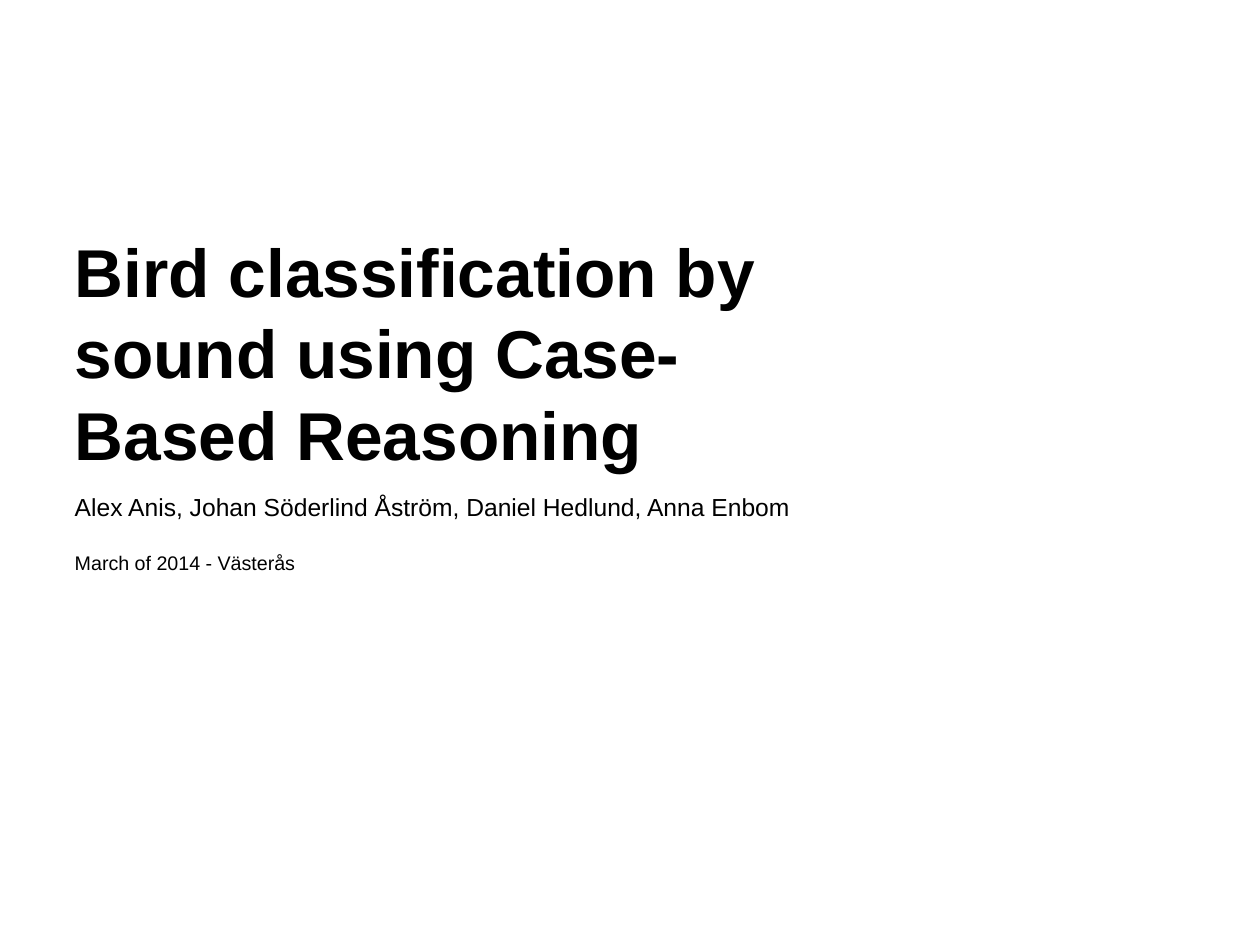
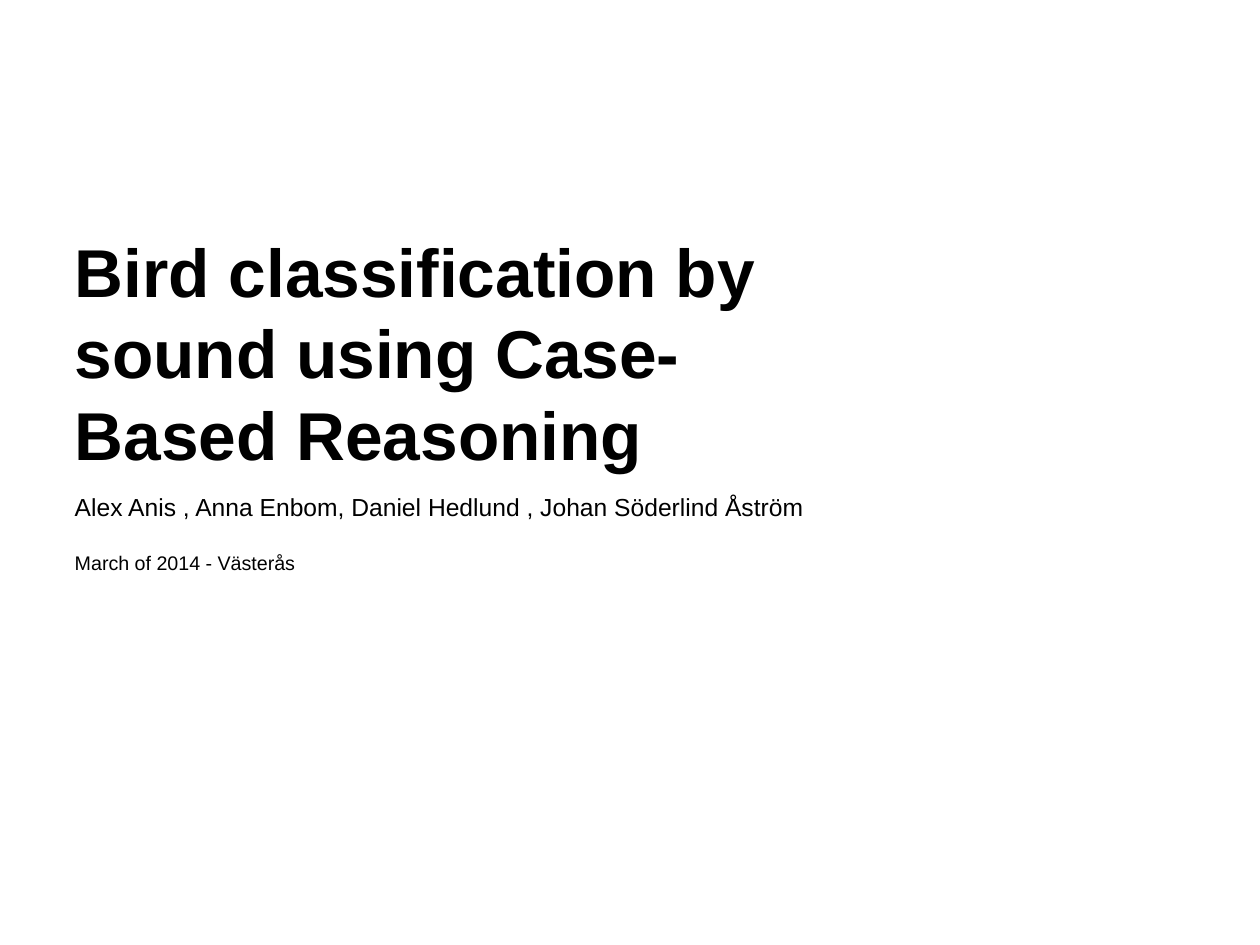
Before and after one commit to ada/case-based-reasoning, a slide deck: slide 1 of report/presentation.pptx. Drawn at 1260x945 pixels with LibreOffice and Linux fonts; fonts in the diff are those of the drawing; background and template pictures are left out. Boxes give left, top, right and bottom in pixels: in the first picture for what was removed or moved away, otherwise in the second. Text is boxed around its words. In the diff, an @@ line names an element or a change of style, - is before the commit and + after.

```diff
--- a/report/presentation.pptx
+++ b/report/presentation.pptx
@@ text at bbox=[75, 497, 803, 519]: text changed @@
-Alex Anis, Johan Söderlind Åström, Daniel Hedlund, Anna Enbom
+Alex Anis , Anna Enbom, Daniel Hedlund , Johan Söderlind Åström
```
Also in this commit, not shown: 7 other slides changed, 1 slide added, 1 slide removed.
